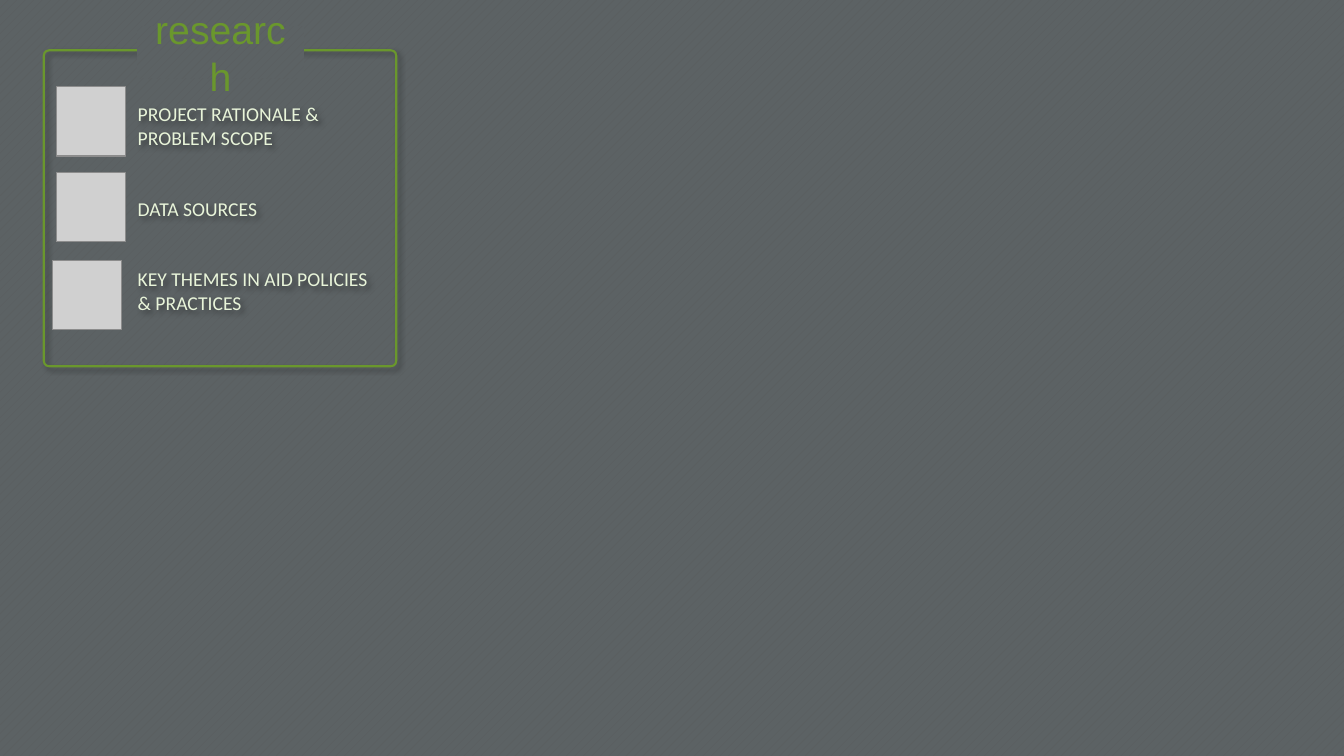
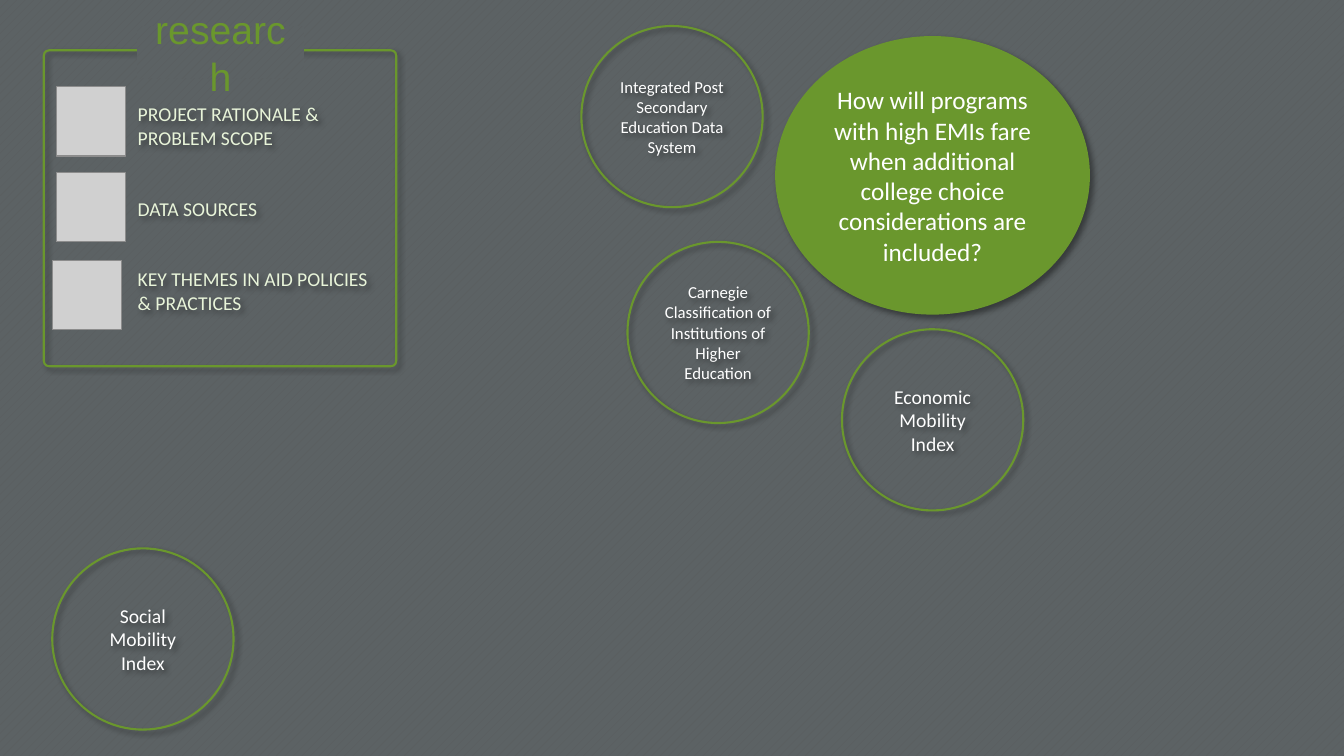
Before and after one commit to danimcadet/danic_capstone, a slide deck: slide 5 of finaid dashboard.pptx (slide 4 before the commit). Drawn at 1344x756 pixels with LibreOffice and Linux fonts; fonts in the diff are those of the drawing; grey boxes stand for pictures; background and template pictures are left out. Boxes give left, top, right and bottom in pixels: in the first picture for what was removed or moved away, otherwise in the second. Text is boxed around its words. In the diff, an @@ line names an element or a change of style, - is before the commit and + after.

```diff
--- a/finaid dashboard.pptx
+++ b/finaid dashboard.pptx
@@ ellipse added at [582, 26, 763, 208], outline #6A972D 1.5 pt, 12 pt, text #FFFFFF @@
+Integrated Post Secondary Education Data System
@@ ellipse added at [775, 36, 1090, 315], fill #6A972D, 18 pt, text #FFFFFF @@
+How will programs with high EMIs fare when additional college choice considerations are included?
@@ ellipse added at [627, 242, 809, 423], outline #6A972D 1.5 pt, 12 pt, text #FFFFFF @@
+Carnegie Classification of Institutions of Higher Education
@@ ellipse added at [842, 330, 1023, 511], outline #6A972D 1.5 pt, 14 pt, text #FFFFFF @@
+Economic Mobility Index
@@ ellipse added at [52, 548, 234, 730], outline #6A972D 1.5 pt, 14 pt, text #FFFFFF @@
+Social Mobility Index
```
Also in this commit, not shown: 5 other slides changed, 4 slides added, 2 slides removed, 5 other files.
